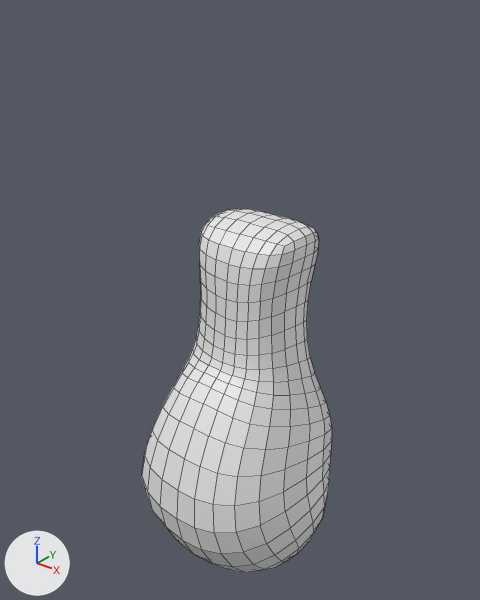
A saved change to the Blender file Diorama3D_Niikado.blend.
Camera for both pictures: a 50 mm camera at (0.729, -0.871, 1.676) aimed at (-0.019, 0.065, 1.096). The lights are fixed; the arrows at lower left show +X, +Y and +Z. Mesh edges are drawn as thin lines.

Objects in the first picture: 'Torso'.
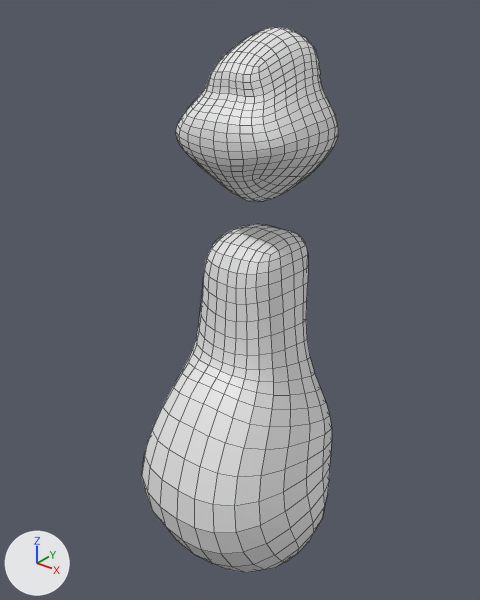
The change in detail:
me_cube_004 has 24 vertices, 17 faces and spans x 0.0..2.06, y -2.85..1.29, z 3.18..11.04.
me_cube_004 is used by ob_torso; location (0.0, 0.104, 0.0); scale (0.115, 0.115, 0.115).
Part 1, on me_cube_004:
Vertex 1 of me_cube_004 moves from (1.18, -1.0, 11.03) to (0.69, -1.0, 10.73).
Vertex 3 of me_cube_004 moves from (1.2, 1.0, 11.04) to (0.7, 1.0, 10.73).
Vertex 5 of me_cube_004 moves from (0.0, 1.0, 10.95) to (0.0, 1.0, 10.75).
Vertex 7 of me_cube_004 moves from (0.0, -0.78, 11.0) to (0.0, -0.78, 10.8).
Mesh me_cube_005 is new.
It has 27 vertices, 20 faces and spans x 0.0..0.87, y -0.58..1.04, z 7.61..9.75.
Object 'Cabeza' (ob_cabeza) is new; it shows me_cube_005.
Its location is (0.0, 0.058, 0.0).
Its scale is (0.167, 0.167, 0.167).
It gains a MIRROR modifier named 'Mirror'.
Modifier setting: use_clip = True.
It gains a SUBSURF modifier named 'Subdivision'.
Modifier setting: levels = 2.

Boxes (x1, y1, x2, y2) around the edits, measured in the pictures (480 x 600 px; the box of a moved part takes in the faces that stretch with it):
'Torso', reshaped: before (142, 209, 332, 573); after (142, 224, 332, 573)
'Cabeza', added: after (176, 27, 338, 201)
part 1 of me_cube_004, moved or reshaped: before (199, 209, 319, 303); after (203, 224, 308, 305)
